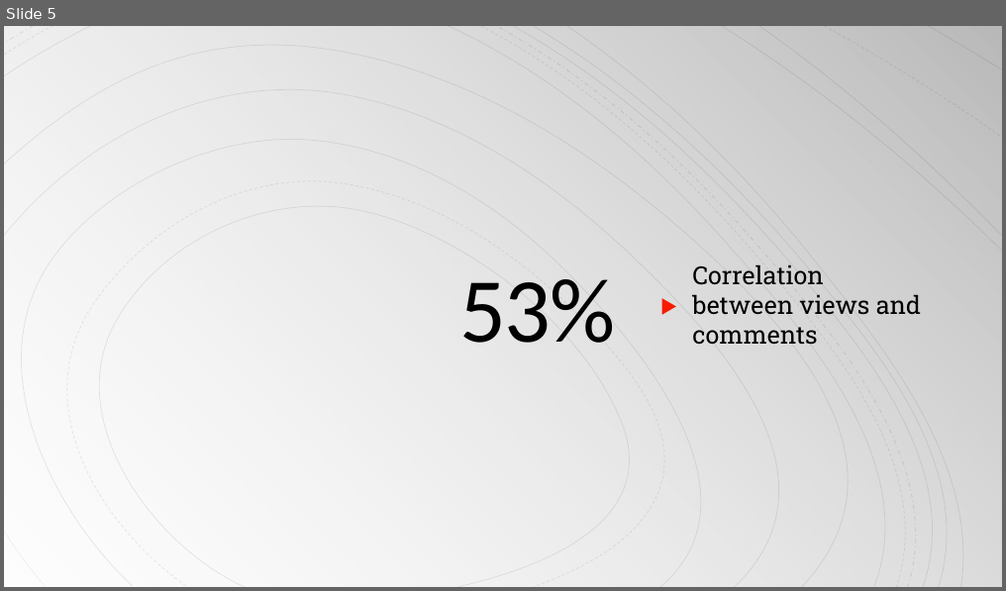
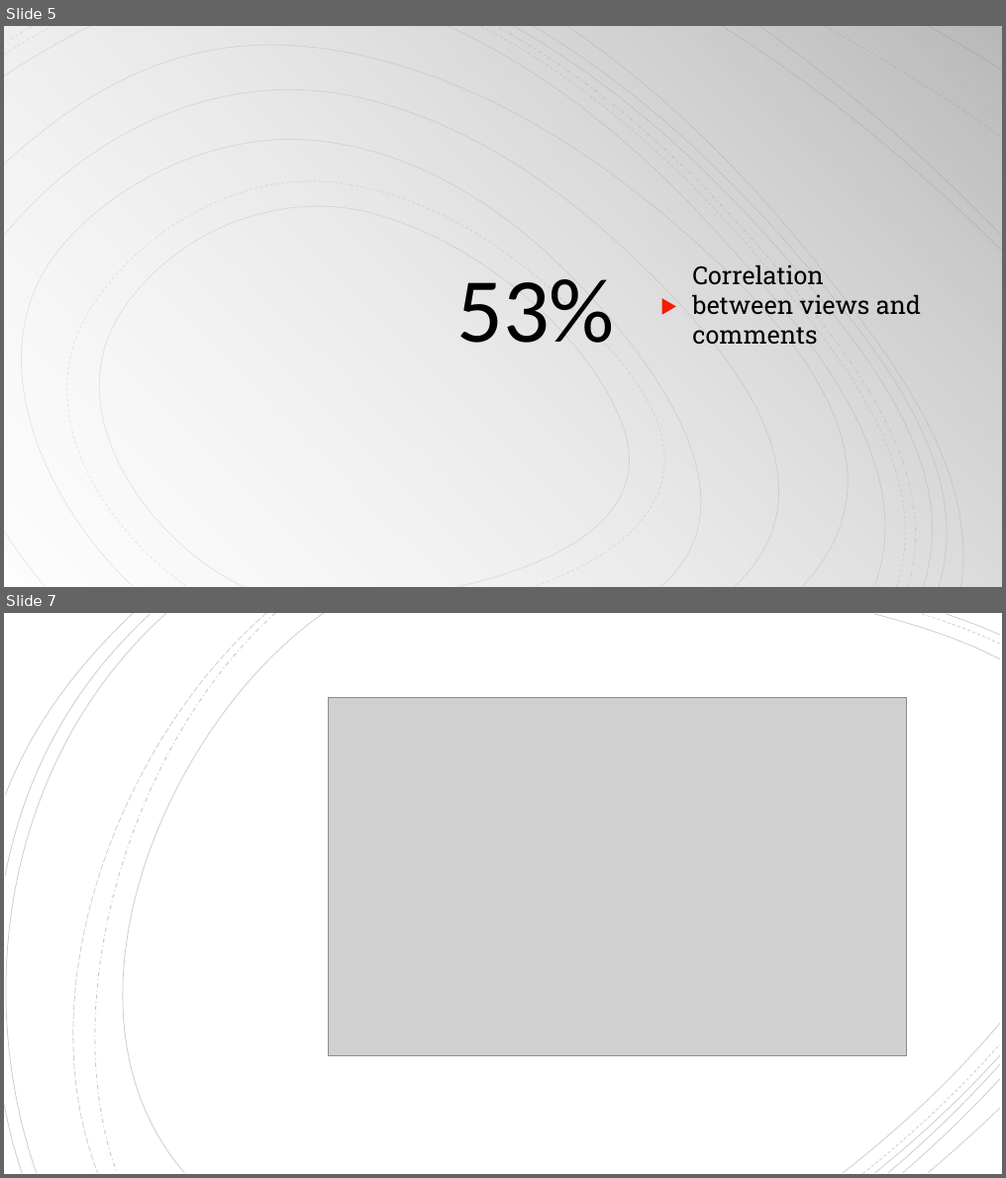
Before and after one commit to reeves17/3360project, a slide deck: Final Presentation.pptx. Shown one above the other, each under a label of ours: slide 5 before the commit, slides 5 and 7 after it; the slides between them are not shown. The pictures are 1006x591 and 1006x1178 pixels, drawn with LibreOffice and Linux fonts; fonts in the diff are those of the drawing; grey boxes stand for pictures. Boxes give left, top, right and bottom in pixels: in the first picture for what was removed or moved away, otherwise in the second. Text is boxed around its words. In the diff, an @@ line names an element or a change of style, - is before the commit and + after.

```diff
--- a/Final Presentation.pptx
+++ b/Final Presentation.pptx
@@ slide 7 added at (4,613,1002,1174), background #FFFFFF @@
@@ freeform shape added at (4,613,166,1173), outline #000000 0.75 pt @@
@@ freeform shape added at (6,614,151,875), outline #000000 0.75 pt @@
@@ freeform shape added at (6,613,134,796), outline #000000 0.75 pt @@
@@ freeform shape added at (26,613,266,1173), outline #000000 0.75 pt dashed @@
@@ freeform shape added at (44,613,324,1173), outline #000000 0.75 pt @@
@@ freeform shape added at (53,613,275,1173), outline #000000 1 pt dashed @@
@@ freeform shape added at (874,614,1000,660), outline #000000 0.75 pt @@
@@ freeform shape added at (921,614,1000,644), outline #000000 0.75 pt dashed @@
@@ freeform shape added at (945,614,1000,635), outline #000000 0.75 pt @@
@@ picture added at (328,697,907,1057) @@
@@ freeform shape added at (844,1023,1000,1173), outline #000000 0.75 pt @@
@@ freeform shape added at (863,1045,1000,1174), outline #000000 0.75 pt dashed @@
@@ freeform shape added at (875,1056,1000,1173), outline #000000 0.75 pt @@
@@ freeform shape added at (888,1064,1000,1173), outline #000000 0.75 pt @@
@@ freeform shape added at (903,1079,1000,1173), outline #000000 0.75 pt @@
@@ freeform shape added at (5,1106,22,1173), outline #000000 0.75 pt @@
@@ freeform shape added at (928,1109,1000,1173), outline #000000 0.75 pt @@
@@ slide 5 changed as well @@
@@ title "53%" at (456,279,614,343): letter spacing -1.5 to 0 pt @@
```
Also in this commit, not shown: 5 other slides changed, 13 other slides added, 2 slides removed.
